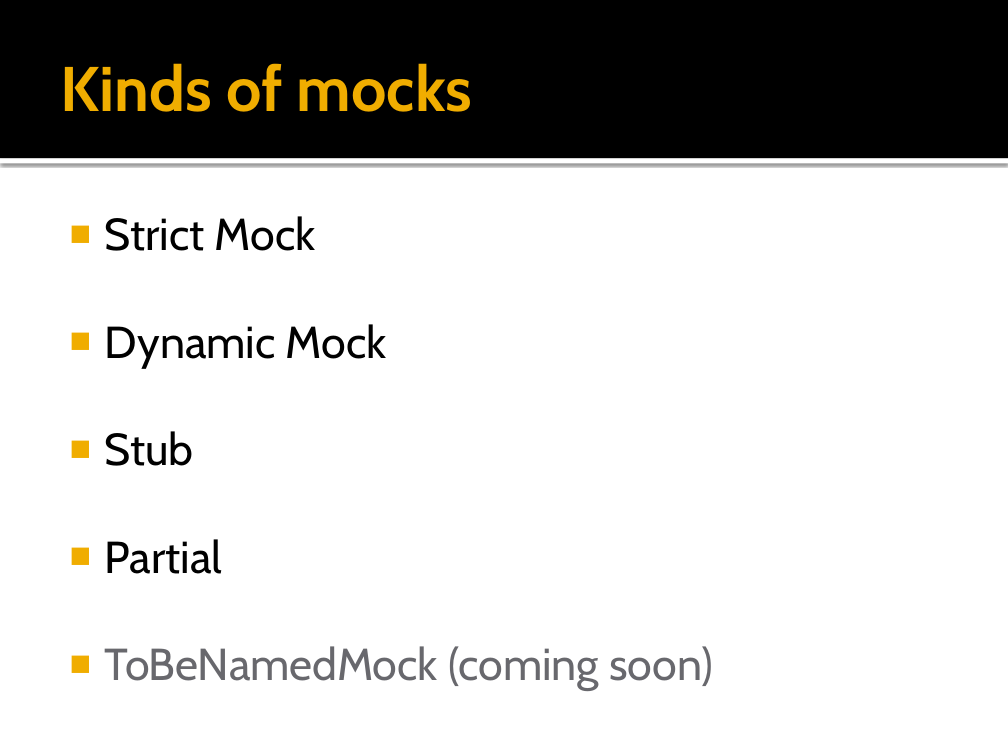
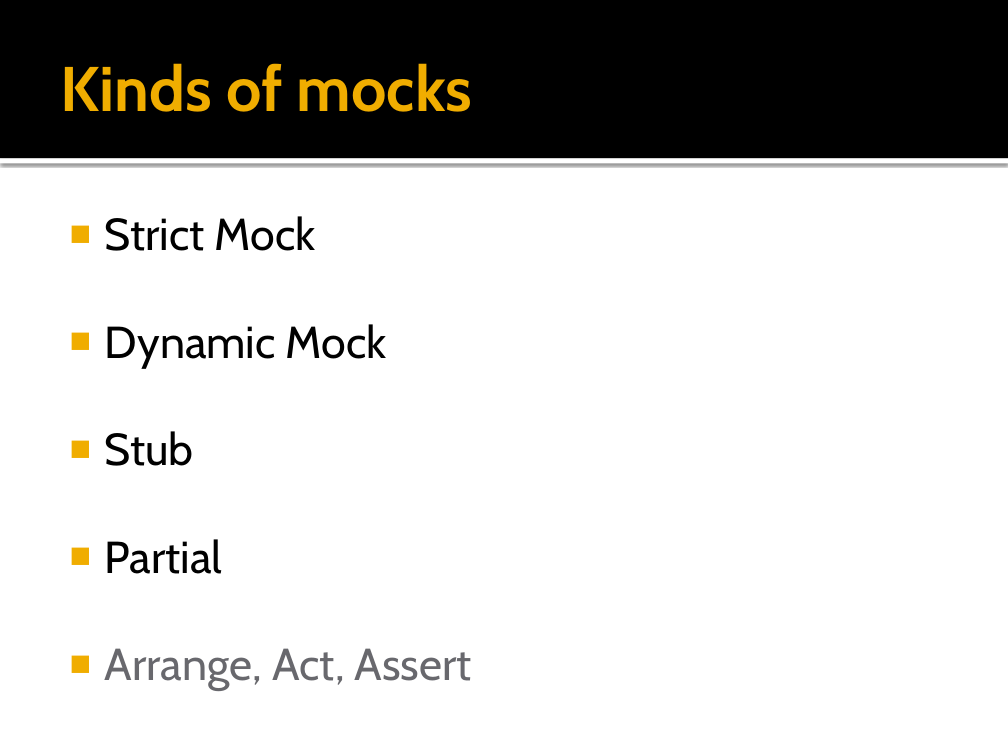
Before and after one commit to stevenharman/codeincubator, a slide deck: slide 11 of Samples/whats-the-deals-with-rhino.mocks/Whats the Deal with Rhino.Mocks.pptx. Drawn at 1008x756 pixels with LibreOffice and Linux fonts; fonts in the diff are those of the drawing; background and template pictures are left out. Boxes give left, top, right and bottom in pixels: in the first picture for what was removed or moved away, otherwise in the second. Text is boxed around its words. In the diff, an @@ line names an element or a change of style, - is before the commit and + after.

```diff
--- a/Samples/whats-the-deals-with-rhino.mocks/Whats the Deal with Rhino.Mocks.pptx
+++ b/Samples/whats-the-deals-with-rhino.mocks/Whats the Deal with Rhino.Mocks.pptx
@@ text at (105, 648, 472, 691): text changed @@
-■ ToBeNamedMock (coming soon)
+■ Arrange, Act, Assert
```
Also in this commit, not shown: 1 other slide changed, 1 slide added.
